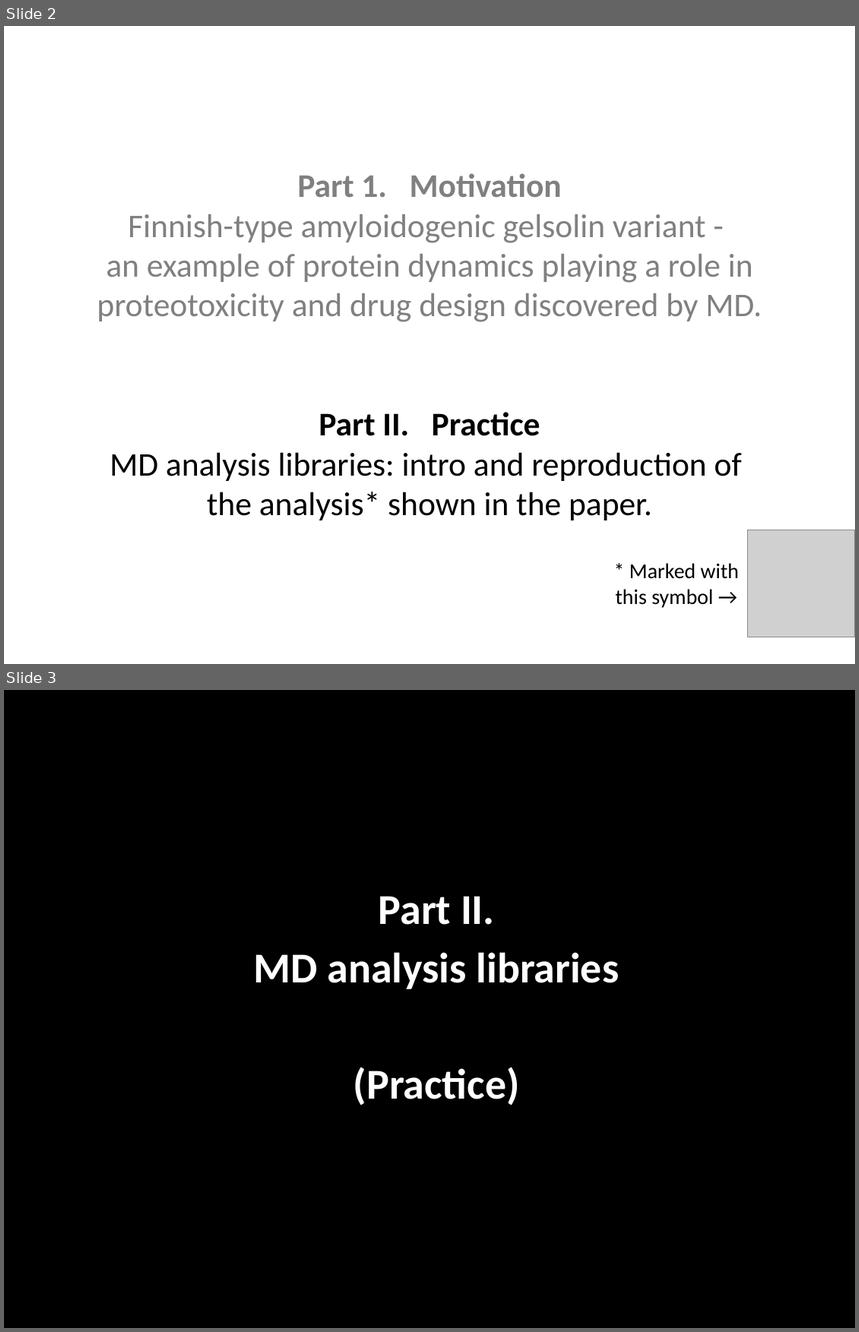
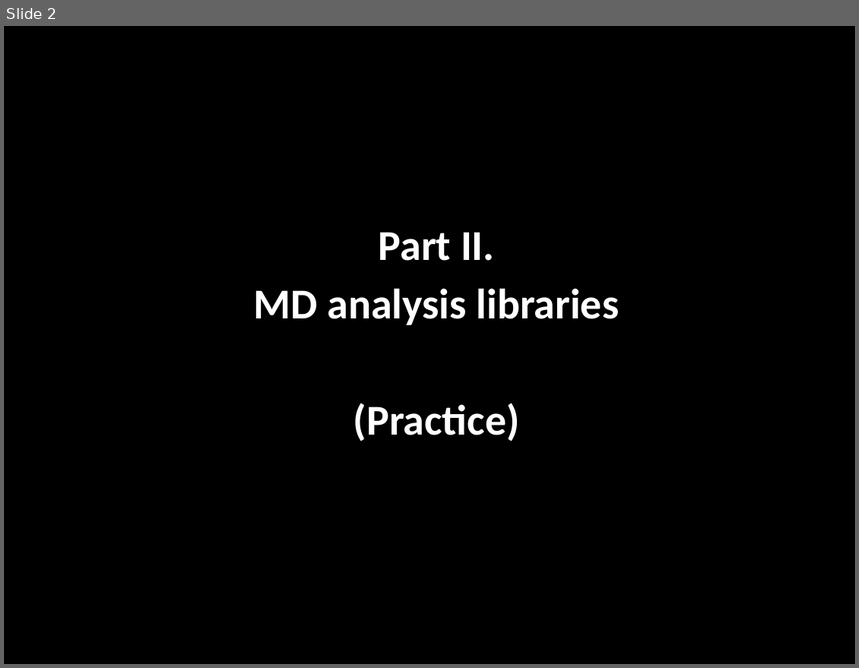
Before and after one commit to giorginolab/2023-OpenMM-MD-UniPD, a slide deck: part_2_MD_analysis.pptx. Shown one above the other, each under a label of ours: slides 2 and 3 before the commit, slide 2 after it. The pictures are 859x1332 and 859x668 pixels, drawn with LibreOffice and Linux fonts; fonts in the diff are those of the drawing; grey boxes stand for pictures. Boxes give left, top, right and bottom in pixels: in the first picture for what was removed or moved away, otherwise in the second. Text is boxed around its words. In the diff, an @@ line names an element or a change of style, - is before the commit and + after.

```diff
--- a/part_2_MD_analysis.pptx
+++ b/part_2_MD_analysis.pptx
@@ slide 2 removed at <box>4,26,855,664</box>, background #FFFFFF @@
@@ text removed at <box>97,173,762,521</box> @@
-Part 1. Motivation
-Finnish-type amyloidogenic gelsolin variant -
-an example of protein dynamics playing a role in proteotoxicity and drug design discovered by MD.
-Part II. Practice
-MD analysis libraries: intro and reproduction of
-the analysis* shown in the paper.
@@ picture removed at <box>748,530,855,637</box> @@
@@ text removed at <box>616,563,739,608</box> @@
-* Marked with
-this symbol →
@@ what was slide 3 is now slide 2 @@
```
Also in this commit, not shown: 1 slide changed, 3 other files.
